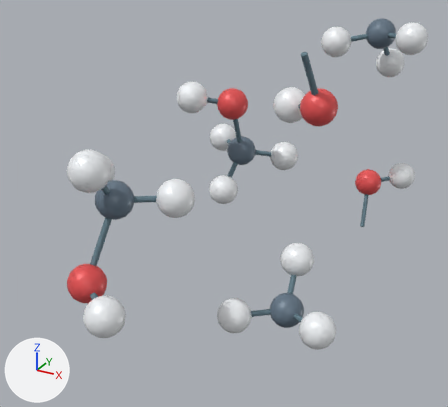
Before and after pictures for a commit that changed the glTF model ChemDex/assets/periodic-table/crystals/cod-4503066.glb.
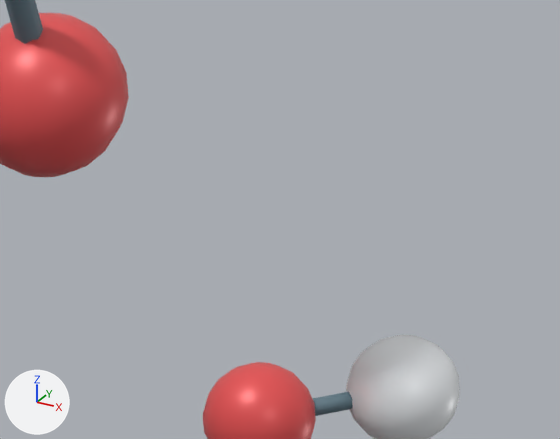
The first picture shows the older version from a 50 mm camera at (4.83, -10.42, 4.23) aimed at (-0.55, -0.64, -0.67). The close-ups show the older and then the newer version on the part from 69% to 98% of the width and 21% to 46% of the height of that picture. Only the edits that show in the close-ups are written down. The axes (+X, +Y, +Z) are drawn at lower left. The lights are the same throughout.

Before the edit, the objects in view are built like this:
```python
me_mesh_0 = bpy.data.meshes.new('Mesh_0')
me_mesh_0.from_pydata(...)  # 170 vertices, 288 faces; spans x -0.32..0.32, y -0.32..0.32, z -0.32..0.32
me_mesh_0.materials.append(mat_material_0)  # red #e95354
me_mesh_1 = bpy.data.meshes.new('Mesh_1')
me_mesh_1.from_pydata(...)  # 170 vertices, 288 faces; spans x -0.32..0.32, y -0.32..0.32, z -0.32..0.32
me_mesh_1.materials.append(mat_material_1)  # white #f4f7fa
ob_h1___h___1_002 = bpy.data.objects.new('H1 · H · 1.002', me_mesh_1)
ob_h1___h___1_002.parent = ob_methanol_rắn___122_k
ob_h1___h___1_002.location = (4.068, -0.185, 1.123)
ob_o1___o___1_002 = bpy.data.objects.new('O1 · O · 1.002', me_mesh_0)
ob_o1___o___1_002.parent = ob_methanol_rắn___122_k
ob_o1___o___1_002.location = (3.371, -0.63, 0.973)
ob_o1___o___1_003 = bpy.data.objects.new('O1 · O · 1.003', me_mesh_0)
ob_o1___o___1_003.parent = ob_methanol_rắn___122_k
ob_o1___o___1_003.location = (3.599, -5.15, 3.955)
# also in view: 'Mesh_3.005' at (1.22, -0.9, 1.98); 'Mesh_3.008' at (1.4, 4.11, -1.42)
```
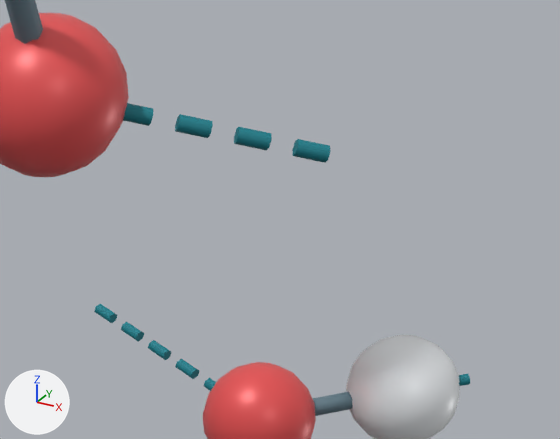
Where the change shows, as pixel boxes (x1, y1, x2, y2) in the close-ups (560 x 439 px):
'Mesh_4.011', added (cyan): after (292, 139, 331, 163)
'Mesh_4.012', added (cyan): after (234, 127, 272, 150)
'Mesh_4.013', added (cyan): after (175, 114, 213, 138)
'Mesh_4.014', added (cyan): after (123, 103, 153, 126)
'Mesh_4.003', added: after (175, 359, 199, 379)
'Mesh_4.002', added: after (148, 340, 171, 360)
'Mesh_4.001', added: after (121, 321, 144, 342)
'Mesh_4', added: after (94, 304, 117, 323)
'Mesh_4.029', added: after (459, 374, 470, 386)
'Mesh_4.004', added: after (204, 378, 216, 391)

Patch to the scene script:
```diff
--- a/ChemDex/assets/periodic-table/crystals/cod-4503066.glb.py
+++ b/ChemDex/assets/periodic-table/crystals/cod-4503066.glb.py
@@ me_mesh_4 @@
+me_mesh_4.from_pydata([(0.0, -1.0, 0.5), (0.87, -0.5, 0.5), (0.87, 0.5, 0.5), (0.0, 1.0, 0.5), (-0.87, 0.5, 0.5), (-0.87, -0.5, 0.5), (0.0, -1.0, 0.5), (0.0, -1.0, -0.5), (0.87, -0.5, -0.5), (0.87, 0.5, -0.5), (0.0, 1.0, -0.5), (-0.87, 0.5, -0.5), (-0.87, -0.5, -0.5), (0.0, -1.0, -0.5), (0.0, 0.0, 0.5), (0.0, 0.0, -0.5)], [], [(0, 7, 1), (7, 8, 1), (1, 8, 2), (8, 9, 2), (2, 9, 3), (9, 10, 3), (3, 10, 4), (10, 11, 4), (4, 11, 5), (11, 12, 5), (5, 12, 6), (12, 13, 6), (0, 1, 14), (1, 2, 14), (2, 3, 14), (3, 4, 14), (4, 5, 14), (5, 6, 14), (8, 7, 15), (9, 8, 15), (10, 9, 15), (11, 10, 15), (12, 11, 15), (13, 12, 15)])
+me_mesh_4.materials.append(mat_material_4)  # cyan #087e8b
@@ ob_mesh_4_029 @@
+ob_mesh_4_029 = bpy.data.objects.new('Mesh_4.029', me_mesh_4)
+ob_mesh_4_029.parent = ob_liên_kết_hydrogen
+ob_mesh_4_029.location = (4.345, -0.0463, 1.186)
+ob_mesh_4_029.rotation_euler = (-1.146, 1.068, -0.729)  # degrees (-66, 61, -42)
+ob_mesh_4_029.scale = (0.035, 0.035, 0.116)
@@ ob_liên_kết_hydrogen @@
+ob_liên_kết_hydrogen = bpy.data.objects.new('Liên kết hydrogen', None)
+ob_liên_kết_hydrogen.parent = ob_liên_kết_hydrogen___nét_đứt___bảng_cif_nguồn
+ob_liên_kết_hydrogen.location = (0.0, 0.0, 0.0)
@@ ob_liên_kết_hydrogen___nét_đứt___bảng_cif_nguồn @@
+ob_liên_kết_hydrogen___nét_đứt___bảng_cif_nguồn = bpy.data.objects.new('Liên kết hydrogen · nét đứt · bảng CIF nguồn', None)
+ob_liên_kết_hydrogen___nét_đứt___bảng_cif_nguồn.parent = ob_methanol_rắn___122_k
+ob_liên_kết_hydrogen___nét_đứt___bảng_cif_nguồn.location = (0.0, 0.0, 0.0)
@@ ob_mesh_4_014 @@
+ob_mesh_4_014 = bpy.data.objects.new('Mesh_4.014', me_mesh_4)
+ob_mesh_4_014.parent = ob_liên_kết_hydrogen
+ob_mesh_4_014.location = (3.914, -4.992, 3.884)
+ob_mesh_4_014.rotation_euler = (1.146, -1.068, -0.729)  # degrees (66, -61, -42)
+ob_mesh_4_014.scale = (0.035, 0.035, 0.131)
@@ ob_mesh_4_013 @@
+ob_mesh_4_013 = bpy.data.objects.new('Mesh_4.013', me_mesh_4)
+ob_mesh_4_013.parent = ob_liên_kết_hydrogen
+ob_mesh_4_013.location = (4.123, -4.887, 3.837)
+ob_mesh_4_013.rotation_euler = (1.146, -1.068, -0.729)  # degrees (66, -61, -42)
+ob_mesh_4_013.scale = (0.035, 0.035, 0.131)
@@ ob_mesh_4_012 @@
+ob_mesh_4_012 = bpy.data.objects.new('Mesh_4.012', me_mesh_4)
+ob_mesh_4_012.parent = ob_liên_kết_hydrogen
+ob_mesh_4_012.location = (4.333, -4.782, 3.789)
+ob_mesh_4_012.rotation_euler = (1.146, -1.068, -0.729)  # degrees (66, -61, -42)
+ob_mesh_4_012.scale = (0.035, 0.035, 0.131)
@@ ob_mesh_4_011 @@
+ob_mesh_4_011 = bpy.data.objects.new('Mesh_4.011', me_mesh_4)
+ob_mesh_4_011.parent = ob_liên_kết_hydrogen
+ob_mesh_4_011.location = (4.542, -4.677, 3.742)
+ob_mesh_4_011.rotation_euler = (1.146, -1.068, -0.729)  # degrees (66, -61, -42)
+ob_mesh_4_011.scale = (0.035, 0.035, 0.131)
@@ ob_mesh_4_004 @@
+ob_mesh_4_004 = bpy.data.objects.new('Mesh_4.004', me_mesh_4)
+ob_mesh_4_004.parent = ob_liên_kết_hydrogen
+ob_mesh_4_004.location = (3.057, -0.472, 1.044)
+ob_mesh_4_004.rotation_euler = (1.995, 1.068, 1.483)  # degrees (114, 61, 85)
+ob_mesh_4_004.scale = (0.035, 0.035, 0.131)
@@ ob_mesh_4_003 @@
+ob_mesh_4_003 = bpy.data.objects.new('Mesh_4.003', me_mesh_4)
+ob_mesh_4_003.parent = ob_liên_kết_hydrogen
+ob_mesh_4_003.location = (2.847, -0.367, 1.092)
+ob_mesh_4_003.rotation_euler = (1.995, 1.068, 1.483)  # degrees (114, 61, 85)
+ob_mesh_4_003.scale = (0.035, 0.035, 0.131)
@@ ob_mesh_4_002 @@
+ob_mesh_4_002 = bpy.data.objects.new('Mesh_4.002', me_mesh_4)
+ob_mesh_4_002.parent = ob_liên_kết_hydrogen
+ob_mesh_4_002.location = (2.638, -0.262, 1.139)
+ob_mesh_4_002.rotation_euler = (1.995, 1.068, 1.483)  # degrees (114, 61, 85)
+ob_mesh_4_002.scale = (0.035, 0.035, 0.131)
@@ ob_mesh_4_001 @@
+ob_mesh_4_001 = bpy.data.objects.new('Mesh_4.001', me_mesh_4)
+ob_mesh_4_001.parent = ob_liên_kết_hydrogen
+ob_mesh_4_001.location = (2.428, -0.157, 1.187)
+ob_mesh_4_001.rotation_euler = (1.995, 1.068, 1.483)  # degrees (114, 61, 85)
+ob_mesh_4_001.scale = (0.035, 0.035, 0.131)
@@ ob_mesh_4 @@
+ob_mesh_4 = bpy.data.objects.new('Mesh_4', me_mesh_4)
+ob_mesh_4.parent = ob_liên_kết_hydrogen
+ob_mesh_4.location = (2.219, -0.0525, 1.234)
+ob_mesh_4.rotation_euler = (1.995, 1.068, 1.483)  # degrees (114, 61, 85)
+ob_mesh_4.scale = (0.035, 0.035, 0.131)
```
